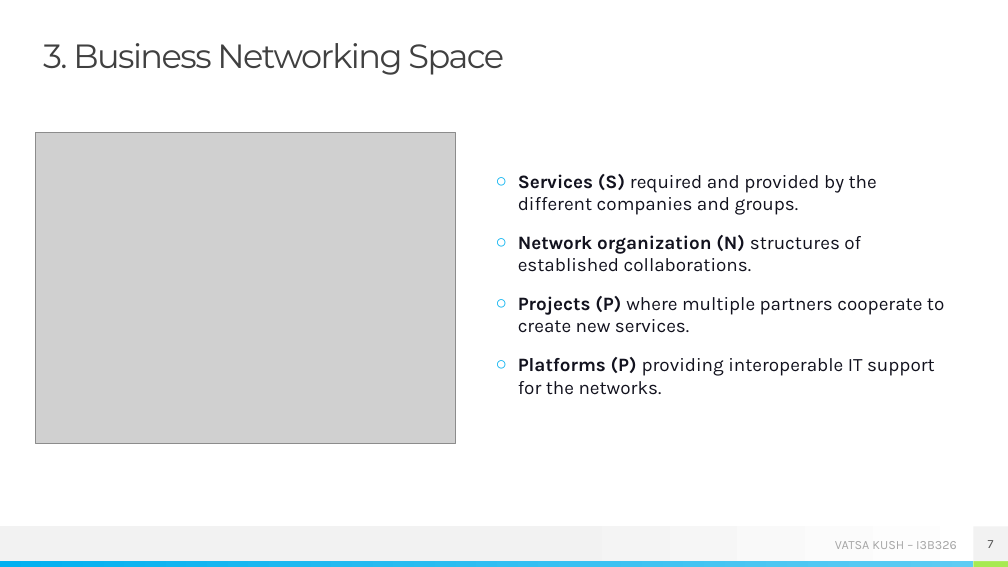
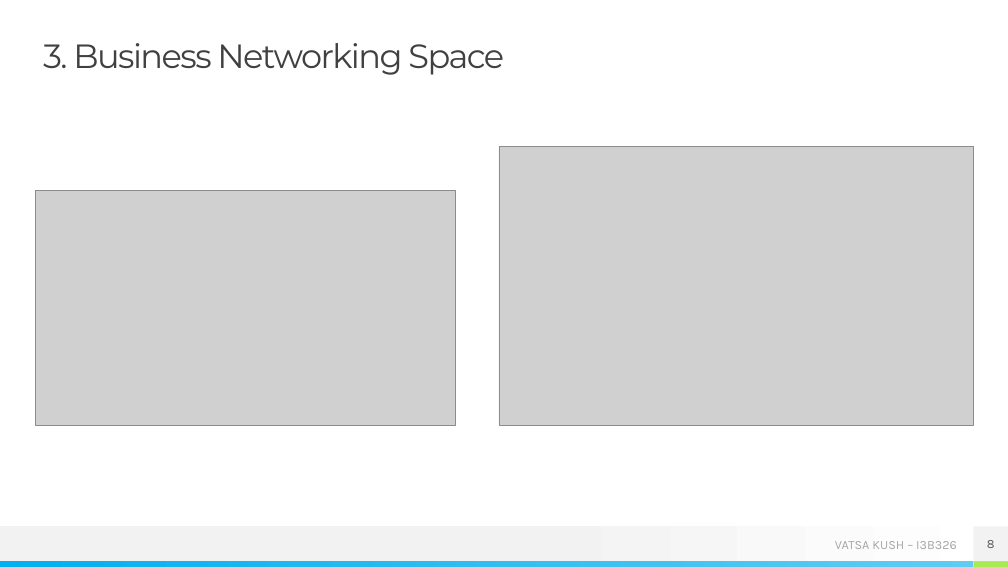
Before and after one commit to kushvatsa/ns_bkk_15, a slide deck: slide 8 of 15_I3B326_Vatsa_Kush.pptx (slide 7 before the commit). Drawn at 1008x567 pixels with LibreOffice and Linux fonts; fonts in the diff are those of the drawing; grey boxes stand for pictures. Boxes give left, top, right and bottom in pixels: in the first picture for what was removed or moved away, otherwise in the second. Text is boxed around its words. In the diff, an @@ line names an element or a change of style, - is before the commit and + after.

```diff
--- a/15_I3B326_Vatsa_Kush.pptx
+++ b/15_I3B326_Vatsa_Kush.pptx
@@ picture added at bbox=[499, 147, 973, 426] @@
@@ text removed at bbox=[518, 174, 944, 395] @@
-○ Services (S) required and provided by the different companies and groups.
-○ Network organization (N) structures of established collaborations.
-○ Projects (P) where multiple partners cooperate to create new services.
-○ Platforms (P) providing interoperable IT support for the networks.
@@ picture: place and size @@
-picture at bbox=[36, 132, 456, 443]
+picture at bbox=[36, 191, 456, 426]
@@ page number at bbox=[987, 540, 995, 548]: text changed @@
-7
+8
```
Also in this commit, not shown: 4 other slides changed, 6 slides added, 5 slides removed, 9 other files.
